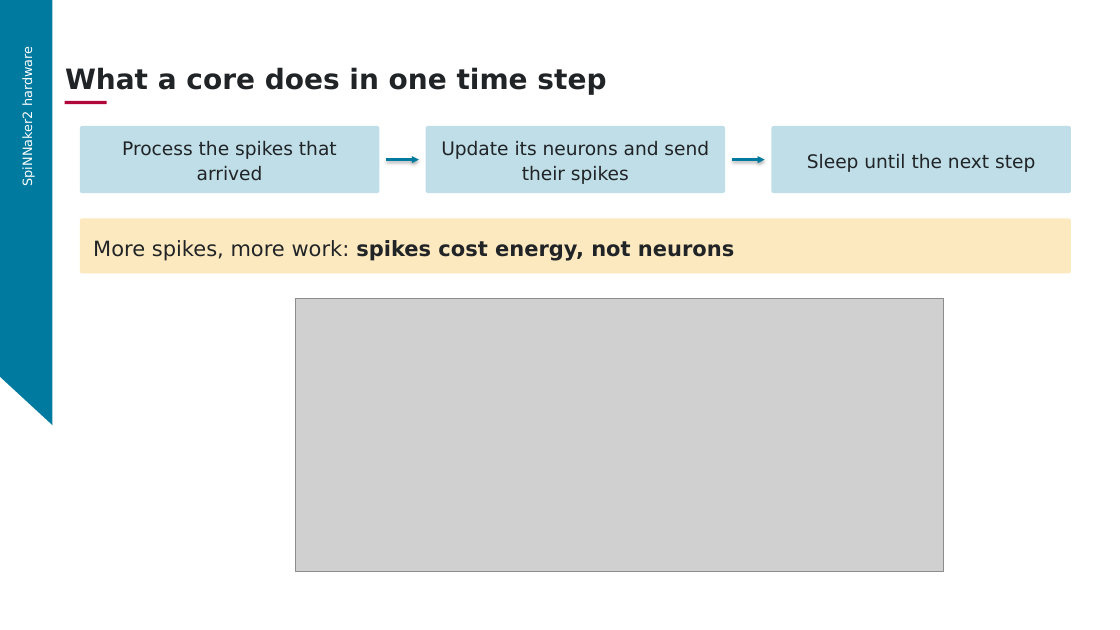
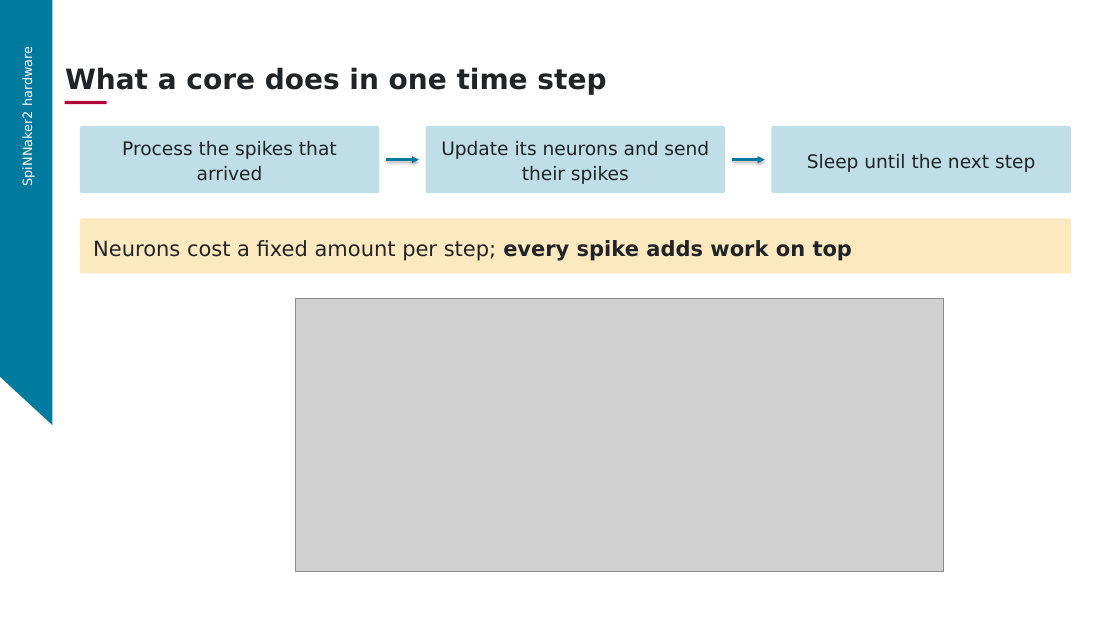
Before and after one commit to aihpi/workshop-spinnaker2, a slide deck: slide 23 of 02_workshop_design/slides/part1.pptx (slide 24 before the commit). Drawn at 1120x630 pixels with LibreOffice and Linux fonts; fonts in the diff are those of the drawing; grey boxes stand for pictures; background and template pictures are left out. Boxes give left, top, right and bottom in pixels: in the first picture for what was removed or moved away, otherwise in the second. Text is boxed around its words. In the diff, an @@ line names an element or a change of style, - is before the commit and + after.

```diff
--- a/02_workshop_design/slides/part1.pptx
+++ b/02_workshop_design/slides/part1.pptx
@@ text at box(93, 240, 852, 261): text changed; bold off @@
-More spikes, more work: spikes cost energy, not neurons
+Neurons cost a fixed amount per step; every spike adds work on top
```
Also in this commit, not shown: 15 other slides changed, 10 other files.
